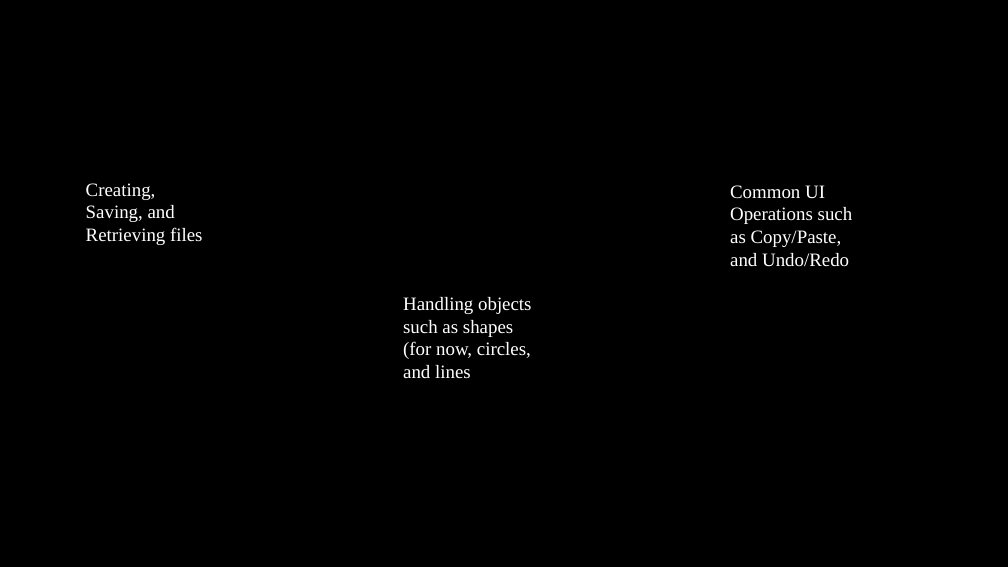
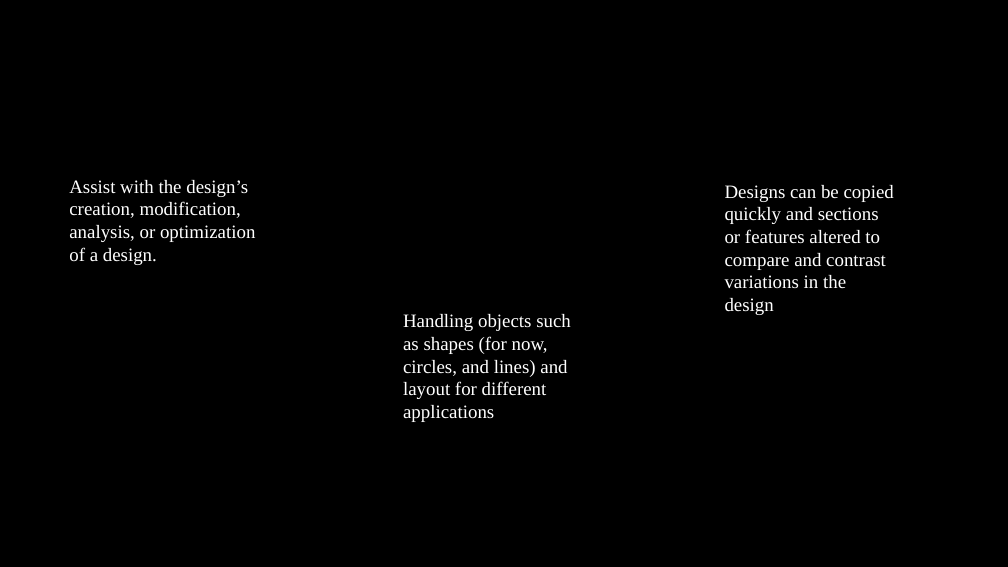
Before and after one commit to AbhijeetSinghHada/PaintApp, a slide deck: slide 5 of doc/2D_CAD_PROGRAM_final.pptx. Drawn at 1008x567 pixels with LibreOffice and Linux fonts; fonts in the diff are those of the drawing; background and template pictures are left out. Boxes give left, top, right and bottom in pixels: in the first picture for what was removed or moved away, otherwise in the second. Text is boxed around its words. In the diff, an @@ line names an element or a change of style, - is before the commit and + after.

Commit message:
updated

```diff
--- a/doc/2D_CAD_PROGRAM_final.pptx
+++ b/doc/2D_CAD_PROGRAM_final.pptx
@@ text added at box(69, 180, 255, 265), 18 pt, text #FFFFFF @@
+Assist with the design’s creation, modification, analysis, or optimization of a design.
@@ text removed at box(86, 183, 202, 245) @@
-Creating, Saving, and Retrieving files
@@ text at box(725, 185, 894, 315): text changed @@
-Common UI Operations such as Copy/Paste, and Undo/Redo
+Designs can be copied quickly and sections or features altered to compare and contrast variations in the design
@@ text at box(403, 314, 571, 422): text changed @@
-Handling objects such as shapes (for now, circles, and lines
+Handling objects such as shapes (for now, circles, and lines) and layout for different applications
```
Also in this commit, not shown: 2 other slides changed, 1 slide added, 1 slide removed.
